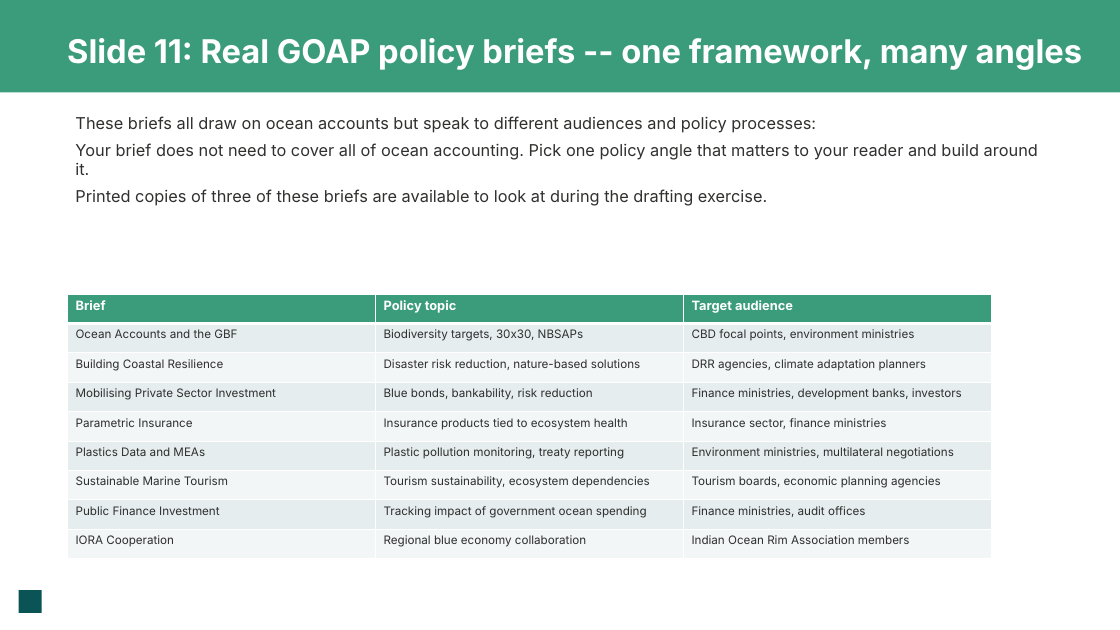
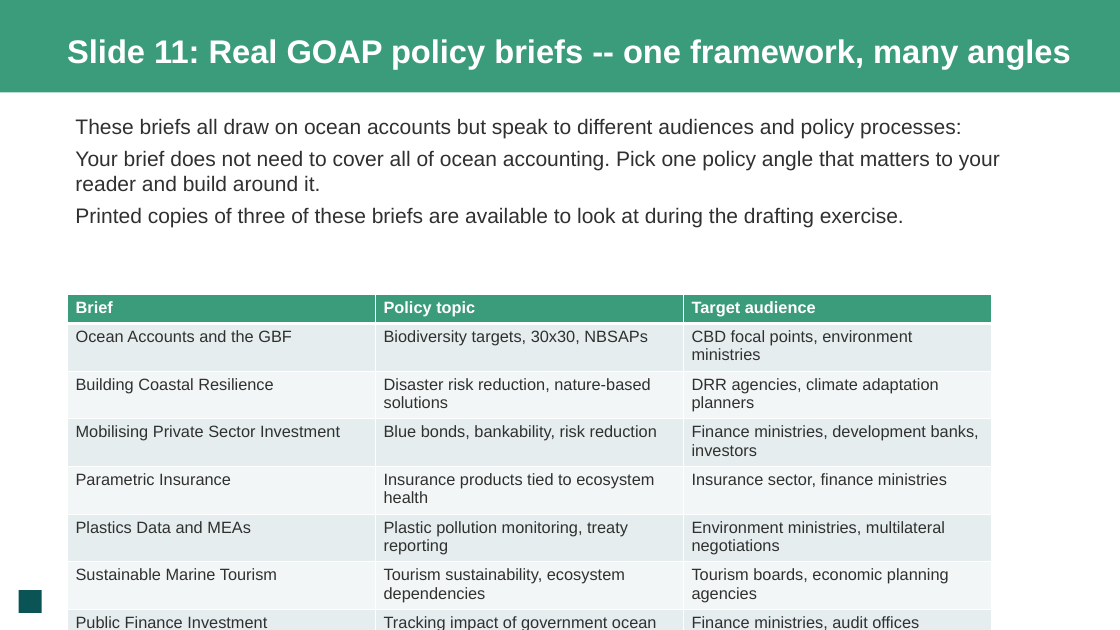
Before and after one commit to MariaGAlarcon/ocean-accounts-expert, a slide deck: slide 12 of s-s-event-bogor/sessions/day-3/policy-brief-clinic/policy-brief-slides.pptx. Drawn at 1120x630 pixels with LibreOffice and Linux fonts; fonts in the diff are those of the drawing; background and template pictures are left out. Boxes give left, top, right and bottom in pixels: in the first picture for what was removed or moved away, otherwise in the second. Text is boxed around its words. In the diff, an @@ line names an element or a change of style, - is before the commit and + after.

```diff
--- a/s-s-event-bogor/sessions/day-3/policy-brief-clinic/policy-brief-slides.pptx
+++ b/s-s-event-bogor/sessions/day-3/policy-brief-clinic/policy-brief-slides.pptx
@@ rectangle "Slide 11: Real GOAP policy ..." at box(0, 0, 1120, 92): font Inter to Arial @@
@@ text "These briefs all draw on ..." at box(75, 118, 1000, 228): size 14 to 18 pt, font Inter to Arial @@
@@ table at box(67, 294, 992, 630) @@
@@ size 11 to 14 pt in "Brief", "Policy topic", "Target audience" @@
@@ font Inter to Arial, size 10 to 14 pt @@
```
Also in this commit, not shown: 14 other slides changed, 2 other files.
